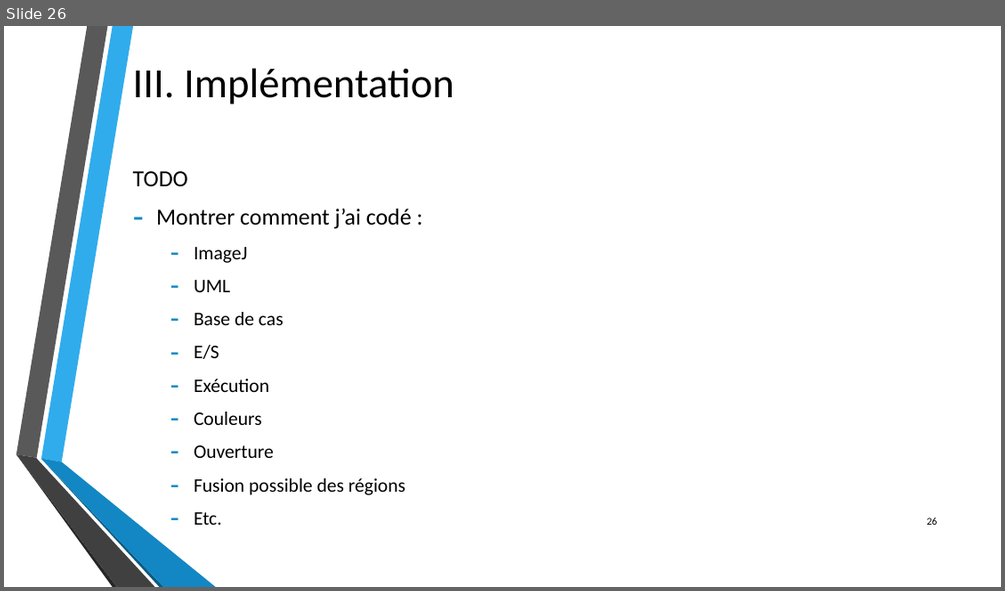
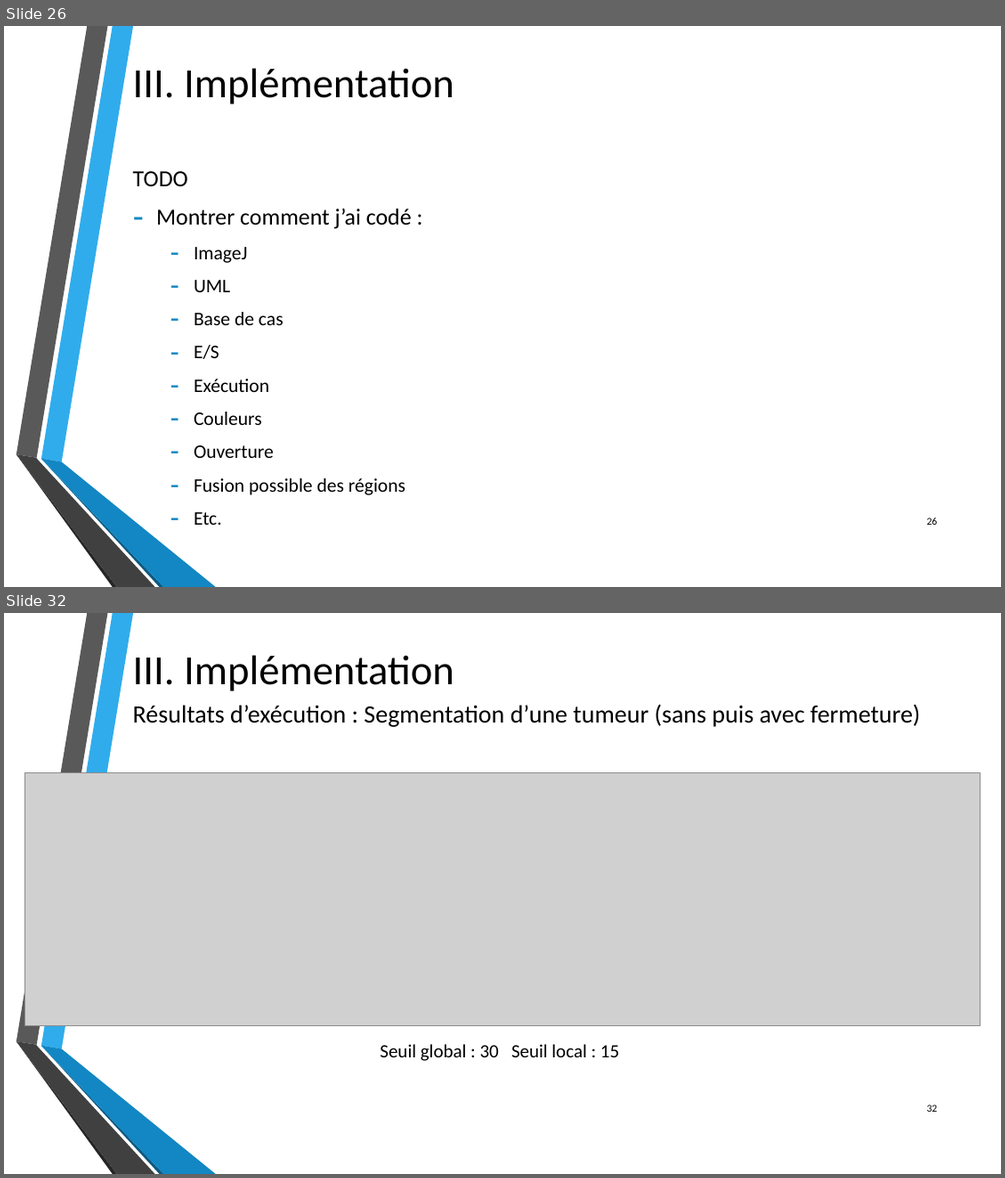
Before and after one commit to byZipo/Dossiers-Stage, a slide deck: Travail_realise/Presentations/Utilisation_du_RaPC_pour_la_segmentation_d_images.pptx. Shown one above the other, each under a label of ours: slide 26 before the commit, slides 26 and 32 after it; the slides between them are not shown. The pictures are 1005x591 and 1005x1178 pixels, drawn with LibreOffice and Linux fonts; fonts in the diff are those of the drawing; grey boxes stand for pictures; background and template pictures are left out. Boxes give left, top, right and bottom in pixels: in the first picture for what was removed or moved away, otherwise in the second. Text is boxed around its words. In the diff, an @@ line names an element or a change of style, - is before the commit and + after.

Commit message:
ajout de deux parties dans la presentation (implementation et problemes de segmentation)

```diff
--- a/Travail_realise/Presentations/Utilisation_du_RaPC_pour_la_segmentation_d_images.pptx
+++ b/Travail_realise/Presentations/Utilisation_du_RaPC_pour_la_segmentation_d_images.pptx
@@ slide 32 added at <box>4,613,1001,1174</box>, background picture (left out); not listed: 6 template elements that a slide beside it also shows @@
@@ title added at <box>133,655,454,691</box>, 40 pt, text #000000 @@
+III. Implémentation
@@ text added at <box>133,704,920,727</box>, 24 pt, text #000000 @@
+Résultats d’exécution : Segmentation d’une tumeur (sans puis avec fermeture)
@@ picture added at <box>25,772,980,1025</box> @@
@@ text added at <box>380,1044,619,1061</box>, 18 pt, text #000000 @@
+Seuil global : 30 Seuil local : 15
@@ page number added at <box>927,1104,938,1111</box>, 10 pt, text #000000 @@
+32
```
Also in this commit, not shown: 1 slide changed, 11 other slides added, 4 other files.
